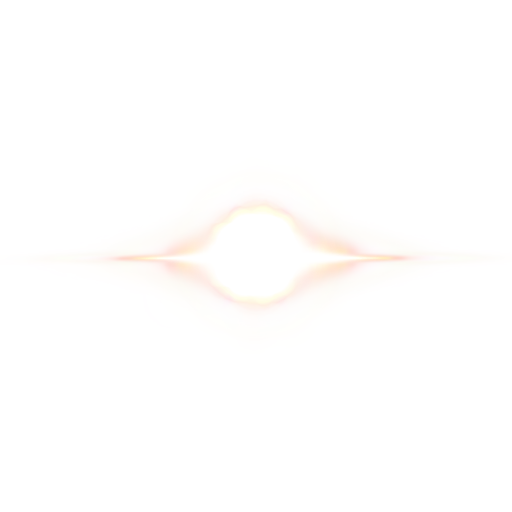
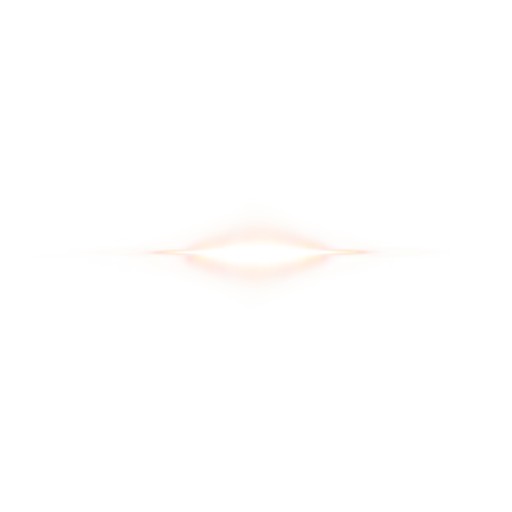
Comparing the layer stacks of the two 512px x 512px images. Changes:
"glow": opacity 26% → 57% over box(23, 171, 501, 341)
painted on "sunStreak copy" over box(23, 242, 505, 271)
painted on "sunStreak" over box(23, 171, 505, 341)
hid "sun" over box(122, 171, 377, 341)
